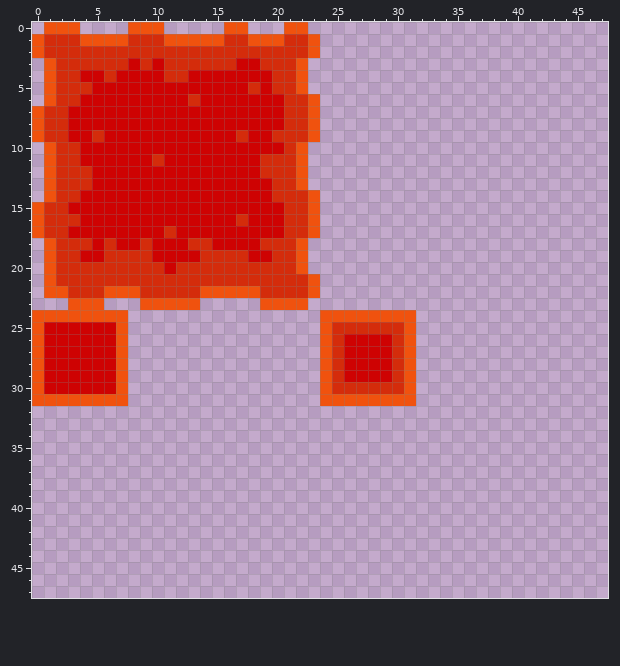
Two states of a pixel-art file, Assets/Tiles/Lava.aseprite. Above: the version before the commit.
48x48 pixels, 1 frame.
After the commit:
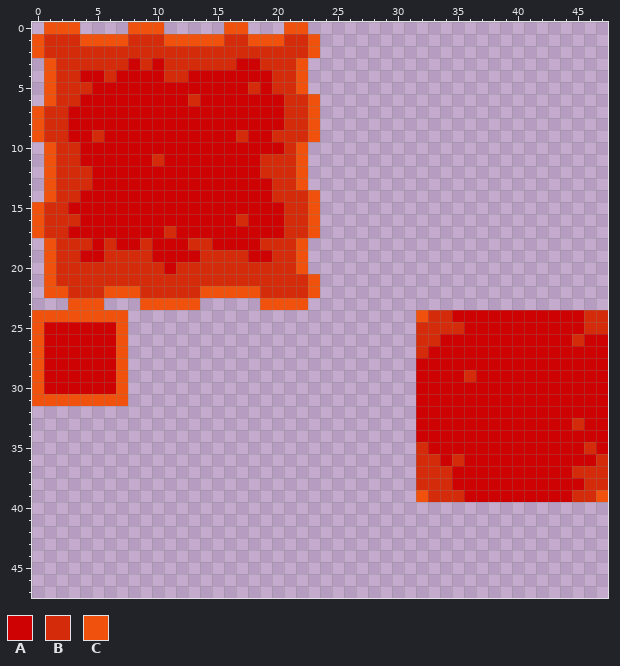
Palette (. is transparent): A #ce0202  B #d42c0b  C #f0520e
Changes in this commit:
{"change": "layer \"Flattened\" added"}
{"change": "layer \"Layer 2\" removed"}
{"y":24,"x":24,"old":"CCCCCCCC................","new":"........CBBAAAAAAAAAAABB"}
{"y":25,"x":24,"old":"CBBBBBBC................","new":"........BBBBAAAAAAAAAABB"}
{"y":26,"x":24,"old":"CBAAAABC................","new":"........BBAAAAAAAAAAABAA"}
{"y":27,"x":24,"old":"CBAAAABC................","new":"........BAAAAAAAAAAAAAAA"}
{"y":28,"x":24,"old":"CBAAAABC................","new":"........AAAAAAAAAAAAAAAA"}
{"y":29,"x":24,"old":"CBAAAABC................","new":"........AAAABAAAAAAAAAAA"}
{"y":30,"x":24,"old":"CBBBBBBC................","new":"........AAAAAAAAAAAAAAAA"}
{"y":31,"x":24,"old":"CCCCCCCC................","new":"........AAAAAAAAAAAAAAAA"}
{"y":32,"x":32,"old":"................","new":"AAAAAAAAAAAAAAAA"}
{"y":33,"x":32,"old":"................","new":"AAAAAAAAAAAAABAA"}
{"y":34,"x":32,"old":"................","new":"AAAAAAAAAAAAAAAA"}
{"y":35,"x":32,"old":"................","new":"BAAAAAAAAAAAAABA"}
{"y":36,"x":32,"old":"................","new":"BBABAAAAAAAAAAAB"}
{"y":37,"x":32,"old":"................","new":"BBBAAAAAAAAAABBB"}
{"y":38,"x":32,"old":"................","new":"BBBAAAAAAAAAAABB"}
{"y":39,"x":32,"old":"................","new":"CBBBAAAAAAAAABBC"}
{"label":"changed","picture_box":[320,310,608,502]}
